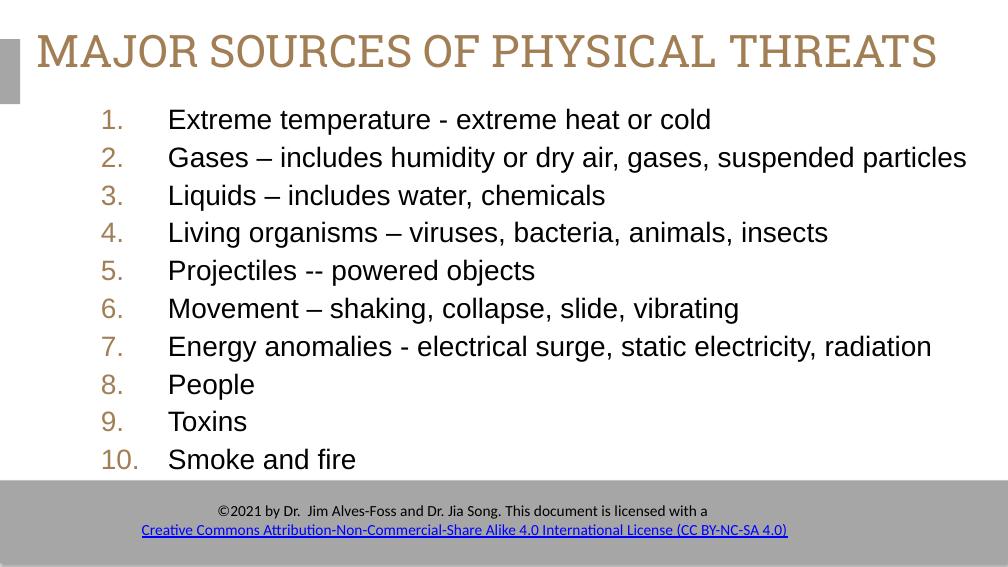
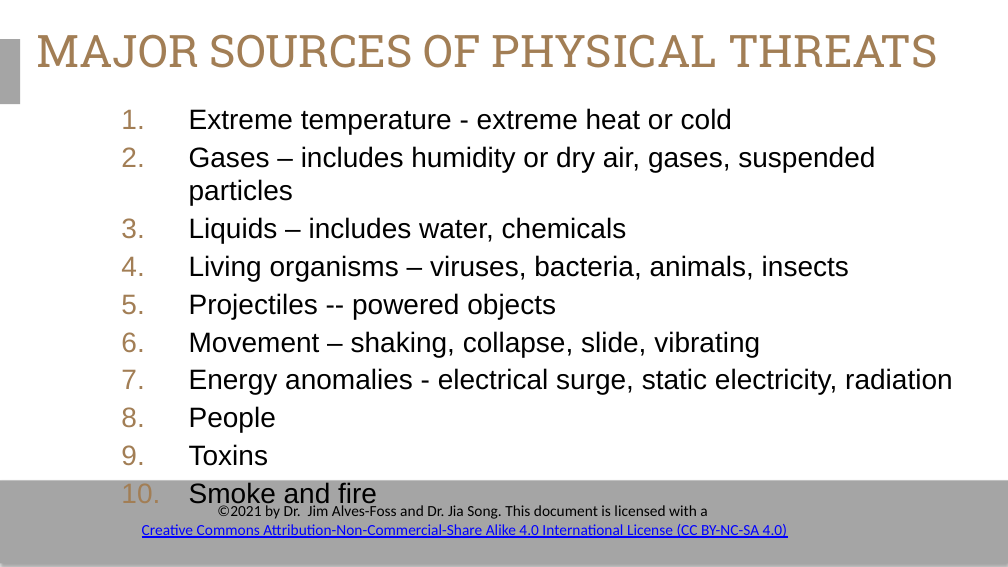
Before and after one commit to timburr1/timburr1.github.io, a slide deck: slide 5 of papers/CYB110/Module 9 - Physical Security.pptx. Drawn at 1008x567 pixels with LibreOffice and Linux fonts; fonts in the diff are those of the drawing; background and template pictures are left out. Boxes give left, top, right and bottom in pixels: in the first picture for what was removed or moved away, otherwise in the second. Text is boxed around its words. In the diff, an @@ line names an element or a change of style, - is before the commit and + after.

```diff
--- a/papers/CYB110/Module 9 - Physical Security.pptx
+++ b/papers/CYB110/Module 9 - Physical Security.pptx
@@ text "Extreme temperature - extreme heat ...": place and size @@
-text "Extreme temperature - extreme heat ..." at (168, 108, 967, 470)
+text "Extreme temperature - extreme heat ..." at (189, 108, 952, 466)
@@ text "Extreme temperature - extreme heat ..." at (189, 108, 952, 466): less space between paragraphs @@
@@ rectangle at (0, 480, 1008, 562): fill #A6A6A6 to #A5A5A5 @@
```
Also in this commit, not shown: 20 other slides changed, 11 other files.
